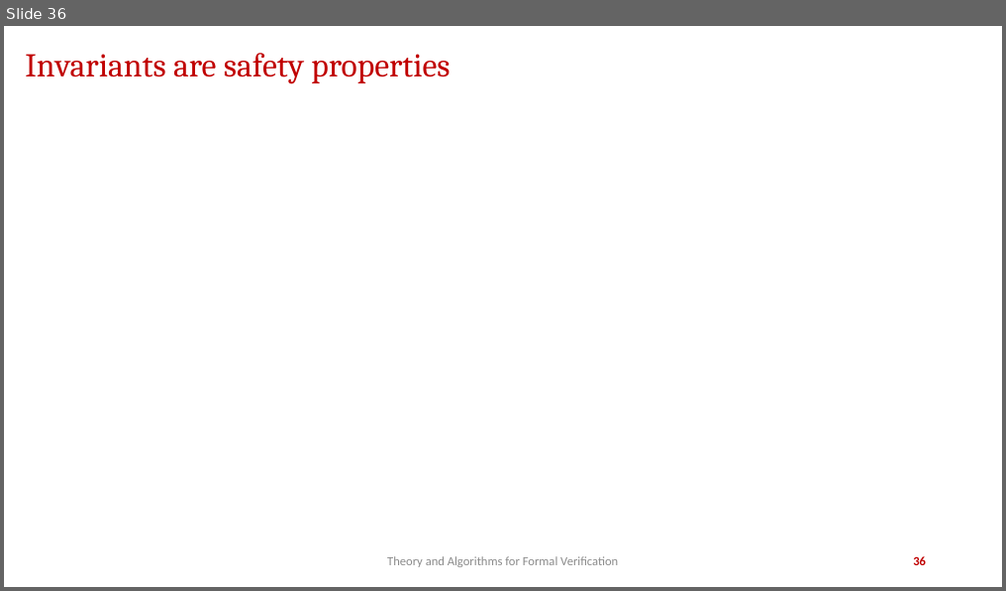
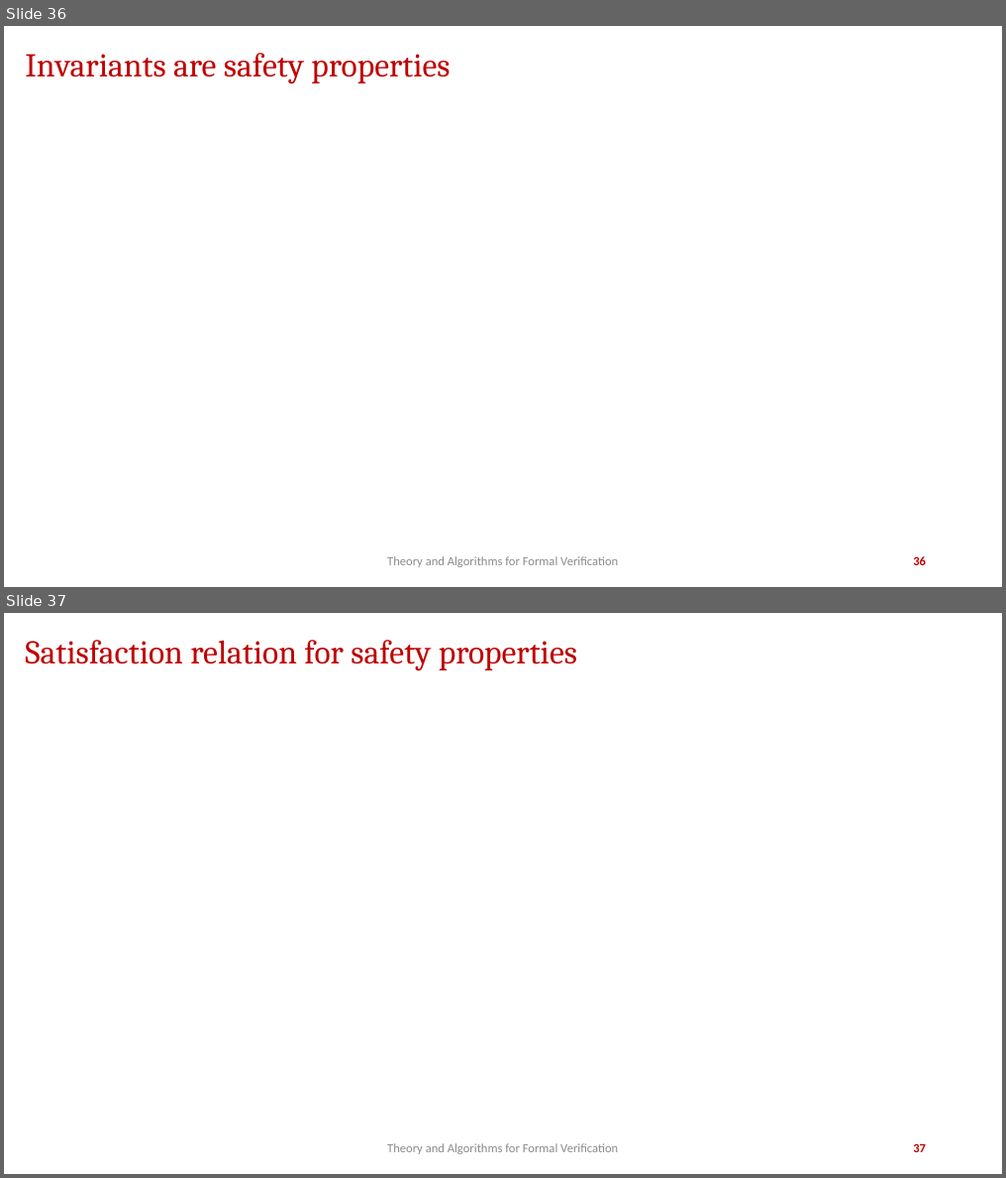
Before and after one commit to jdeshmukh/jdeshmukh.github.io, a slide deck: teaching/fvTheorySlides/SafetyLiveness.pptx. Shown one above the other, each under a label of ours: slide 36 before the commit, slides 36 and 37 after it. The pictures are 1006x591 and 1006x1178 pixels, drawn with LibreOffice and Linux fonts; fonts in the diff are those of the drawing; grey boxes stand for pictures; background and template pictures are left out. Boxes give left, top, right and bottom in pixels: in the first picture for what was removed or moved away, otherwise in the second. Text is boxed around its words. In the diff, an @@ line names an element or a change of style, - is before the commit and + after.

```diff
--- a/teaching/fvTheorySlides/SafetyLiveness.pptx
+++ b/teaching/fvTheorySlides/SafetyLiveness.pptx
@@ slide 37 added at (4,613,1002,1174), background #FFFFFF @@
@@ title added at (25,640,577,671), 32 pt, text #C00000 @@
+Satisfaction relation for safety properties
@@ text added at (387,1144,618,1155), 12 pt, text #8C8C8C @@
+Theory and Algorithms for Formal Verification
@@ page number added at (913,1144,926,1153), 12 pt, text #C00000, bold @@
+37
```
Also in this commit, not shown: 12 other slides added, 3 other files.
